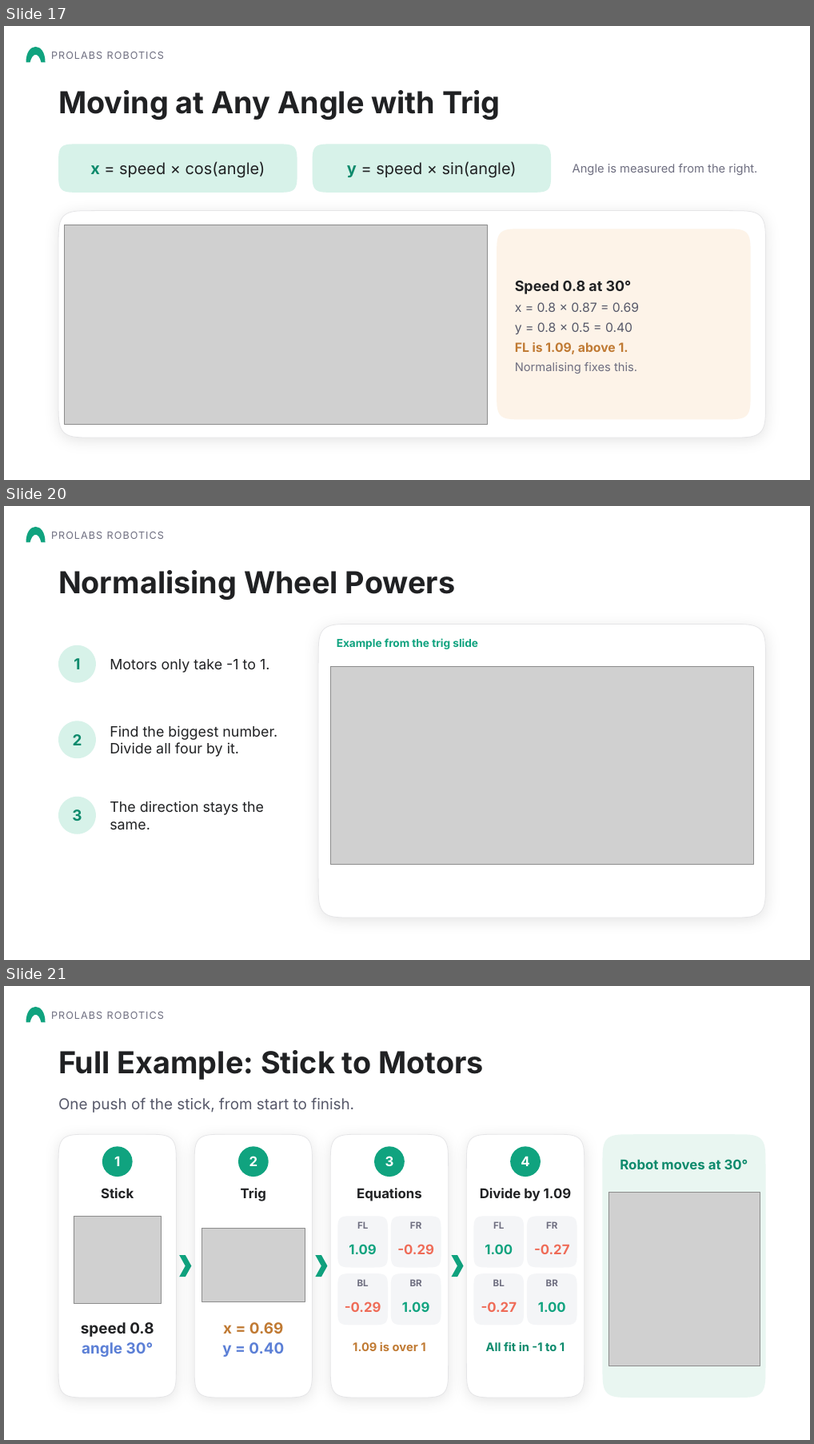
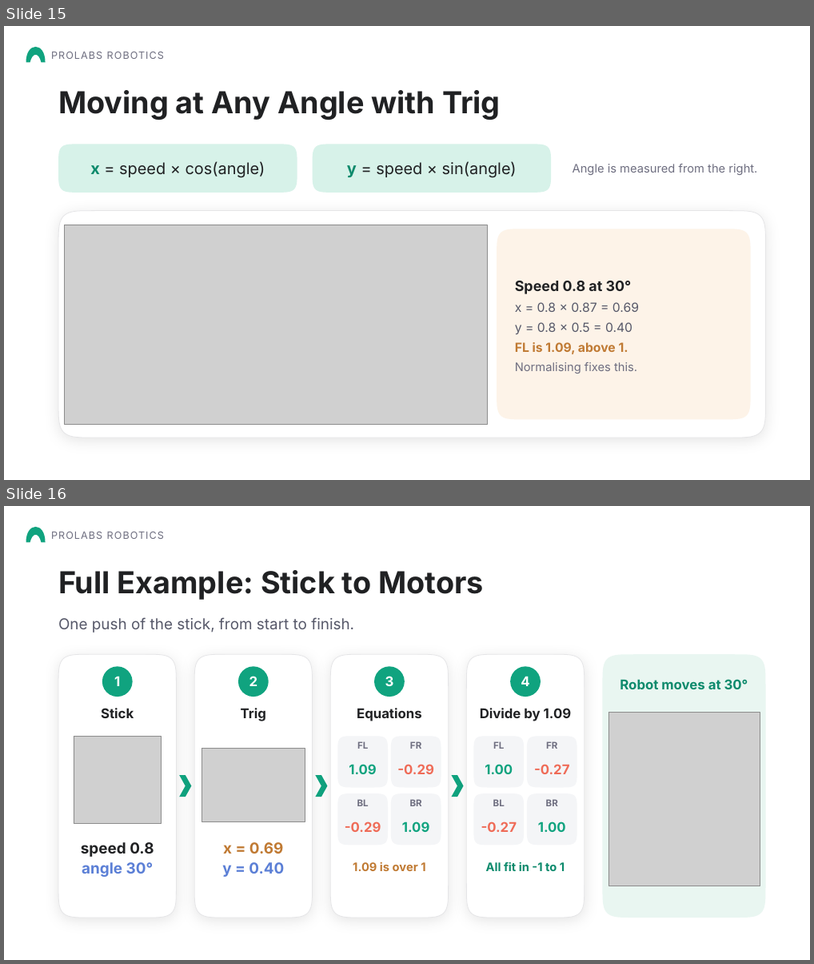
Before and after one commit to Aarav-111/FTC-Bangalore-Resources, a slide deck: FTC Chassis options/Mecanum Wheels Presentation.pptx. Shown one above the other, each under a label of ours: slides 17, 20 and 21 before the commit, slides 15 and 16 after it; the slides between them are not shown. The pictures are 814x1444 and 814x964 pixels, drawn with LibreOffice and Linux fonts; fonts in the diff are those of the drawing; grey boxes stand for pictures; background and template pictures are left out. Boxes give left, top, right and bottom in pixels: in the first picture for what was removed or moved away, otherwise in the second. Text is boxed around its words. In the diff, an @@ line names an element or a change of style, - is before the commit and + after.

```diff
--- a/FTC Chassis options/Mecanum Wheels Presentation.pptx
+++ b/FTC Chassis options/Mecanum Wheels Presentation.pptx
@@ slide 20 removed at (4,506,810,960), background picture (left out) @@
@@ freeform shape removed at (26,528,45,542) @@
@@ text removed at (51,532,164,539) @@
-PROLABS ROBOTICS
@@ text removed at (58,570,455,600) @@
-Normalising Wheel Powers
@@ freeform shape removed at (318,624,766,917) @@
@@ ellipse removed at (58,645,96,683) @@
@@ text removed at (337,638,478,649) @@
-Example from the trig slide
@@ text removed at (74,658,80,669) @@
-1
@@ text removed at (110,659,270,672) @@
-Motors only take -1 to 1.
@@ picture removed at (330,666,754,864) @@
@@ ellipse removed at (58,720,96,758) @@
@@ text removed at (73,734,82,745) @@
-2
@@ text removed at (110,725,278,756) @@
-Find the biggest number. Divide all four by it.
@@ ellipse removed at (58,796,96,834) @@
@@ text removed at (72,809,82,820) @@
-3
@@ text removed at (110,800,264,830) @@
-The direction stays the same.
@@ what was slide 17 is now slide 15 @@
@@ what was slide 21 is now slide 16 @@
```
Also in this commit, not shown: 5 slides changed, 1 slide added, 6 other slides removed, 1 other file.
